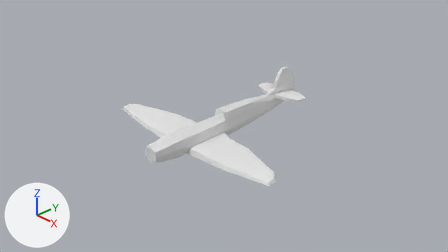
The Blender file uvsection-plane.blend: old version first, new version second.
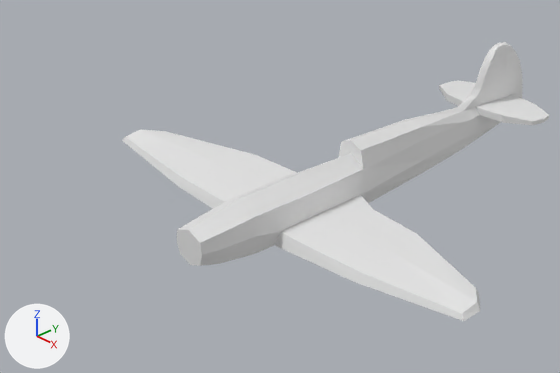
Old and new are each drawn from the file's camera 'Camera' and again close up on the part from 15% to 69% of the width and 19% to 83% of the height. The lights are fixed; the arrows at lower left show +X, +Y and +Z.

Script lines for the objects in view, before the commit:
```python
me_cube = bpy.data.meshes.new('Cube')
me_cube.from_pydata(...)  # 123 vertices, 106 faces; spans x 0.0..10.2, y -14.1..10.8, z -0.7..2.0
me_cube.materials.append(mat_material)  # white #e7e7e7
ob_cube = bpy.data.objects.new('Cube', me_cube)
ob_cube.location = (0.0, 0.358, -0.029)
ob_cube.rotation_euler = (0.0, 0.0, 3.142)  # degrees (0, 0, 180)
ob_cube.scale = (-0.189, -0.143, 0.346)
_m = ob_cube.modifiers.new('Mirror', 'MIRROR')
_m.use_clip = True
```
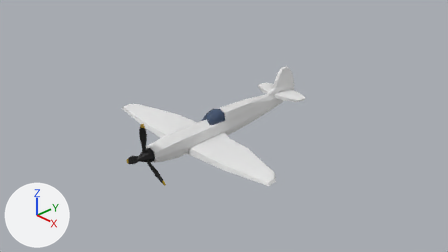
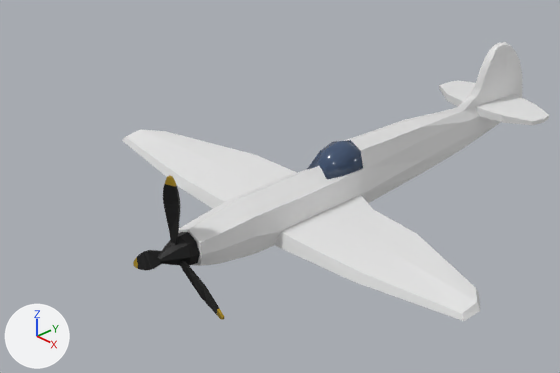
Where the newer file only moved an object's origin or applied its transform, the numbers keep the older frame.

Patch to the scene script:
```diff
--- a/uvsection-plane.blend.py
+++ b/uvsection-plane.blend.py
@@ mat_cockpit @@
+mat_cockpit = principled_material('cockpit')
+mat_cockpit.base_color = (0.0491, 0.0828, 0.158)  # dark blue #3f516f
+mat_cockpit.roughness = 0.18
@@ mat_propeller_tip @@
+mat_propeller_tip = principled_material('propeller tip')
+mat_propeller_tip.base_color = (0.505, 0.328, 0.0195)  # yellow #bc9b26
+mat_propeller_tip.metallic = 0.5
@@ mat_propeller_base @@
+mat_propeller_base = principled_material('propeller base')
+mat_propeller_base.base_color = (0.0121, 0.0121, 0.0121)  # black #1d1d1d
+mat_propeller_base.metallic = 0.5
@@ mat_propeller @@
+mat_propeller = principled_material('Propeller')
+mat_propeller.base_color = (0.0111, 0.0111, 0.0111)  # black #1b1b1b
+mat_propeller.metallic = 0.5
@@ me_cube_001 @@
+me_cube_001.from_pydata(...)  # 14 vertices, 10 faces; spans x 0.0..1.81, y -3.39..2.17, z -1.83..1.02
+me_cube_001.polygons.foreach_set('use_smooth', [True] * 10)
+me_cube_001.materials.append(mat_cockpit)  # dark blue #3f516f
@@ me_plane @@
+me_plane.from_pydata(...)  # 16 vertices, 7 faces; spans x -0.069..0.069, y -0.036..0.486, z -0.017..0.017
+# faces by material slot: [5, 2]
+me_plane.materials.append(mat_propeller_base)  # black #1d1d1d
+me_plane.materials.append(mat_propeller_tip)  # yellow #bc9b26
@@ me_cylinder @@
+me_cylinder.from_pydata(...)  # 32 vertices, 26 faces; spans x -1.0..1.0, y -1.0..1.0, z -1.0..1.28
+me_cylinder.materials.append(mat_propeller)  # black #1b1b1b
@@ ob_cube_001 @@
+ob_cube_001 = bpy.data.objects.new('Cube.001', me_cube_001)
+ob_cube_001.location = (0.0, -0.226, 0.258)
+ob_cube_001.scale = (0.0754, 0.0754, 0.0754)
+_m = ob_cube_001.modifiers.new('Mirror', 'MIRROR')
+_m.use_clip = True
@@ ob_plane_002 @@
+ob_plane_002 = bpy.data.objects.new('Plane.002', me_plane)
+ob_plane_002.location = (-0.101, -1.777, -0.087)
+ob_plane_002.rotation_euler = (1.571, 4.189, 0.0)  # degrees (90, 240, 0)
+_m = ob_plane_002.modifiers.new('Solidify', 'SOLIDIFY')
+_m.thickness = 0.02
+_m.offset = 0.0
@@ ob_plane_001 @@
+ob_plane_001 = bpy.data.objects.new('Plane.001', me_plane)
+ob_plane_001.location = (0.101, -1.777, -0.087)
+ob_plane_001.rotation_euler = (1.571, 2.094, 0.0)  # degrees (90, 120, 0)
+_m = ob_plane_001.modifiers.new('Solidify', 'SOLIDIFY')
+_m.thickness = 0.02
+_m.offset = 0.0
@@ ob_plane @@
+ob_plane = bpy.data.objects.new('Plane', me_plane)
+ob_plane.location = (0.0, -1.777, 0.088)
+ob_plane.rotation_euler = (1.571, 0.0, 0.0)  # degrees (90, 0, 0)
+_m = ob_plane.modifiers.new('Solidify', 'SOLIDIFY')
+_m.thickness = 0.02
+_m.offset = 0.0
@@ ob_cylinder @@
+ob_cylinder = bpy.data.objects.new('Cylinder', me_cylinder)
+ob_cylinder.location = (0.0, -1.757, -0.029)
+ob_cylinder.rotation_euler = (1.571, 0.0, 0.0)  # degrees (90, 0, 0)
+ob_cylinder.scale = (0.127, 0.127, 0.127)
```

Where the change shows, as pixel boxes [x1, y1, x2, y2] in the close-ups (560 x 373 px):
'Cube.001', added (blue): after [307, 140, 363, 179]
'Cylinder', added (black): after [157, 232, 200, 265]
'Plane', added (black): after [163, 176, 180, 245]
    faces in mat_propeller_base (black #1d1d1d): [163, 184, 180, 245]
'Plane.001', added (black): after [180, 260, 224, 320]
    faces in mat_propeller_base (black #1d1d1d): [180, 260, 219, 315]
'Plane.002', added (black): after [133, 250, 162, 270]
    faces in mat_propeller_base (black #1d1d1d): [137, 250, 162, 270]
